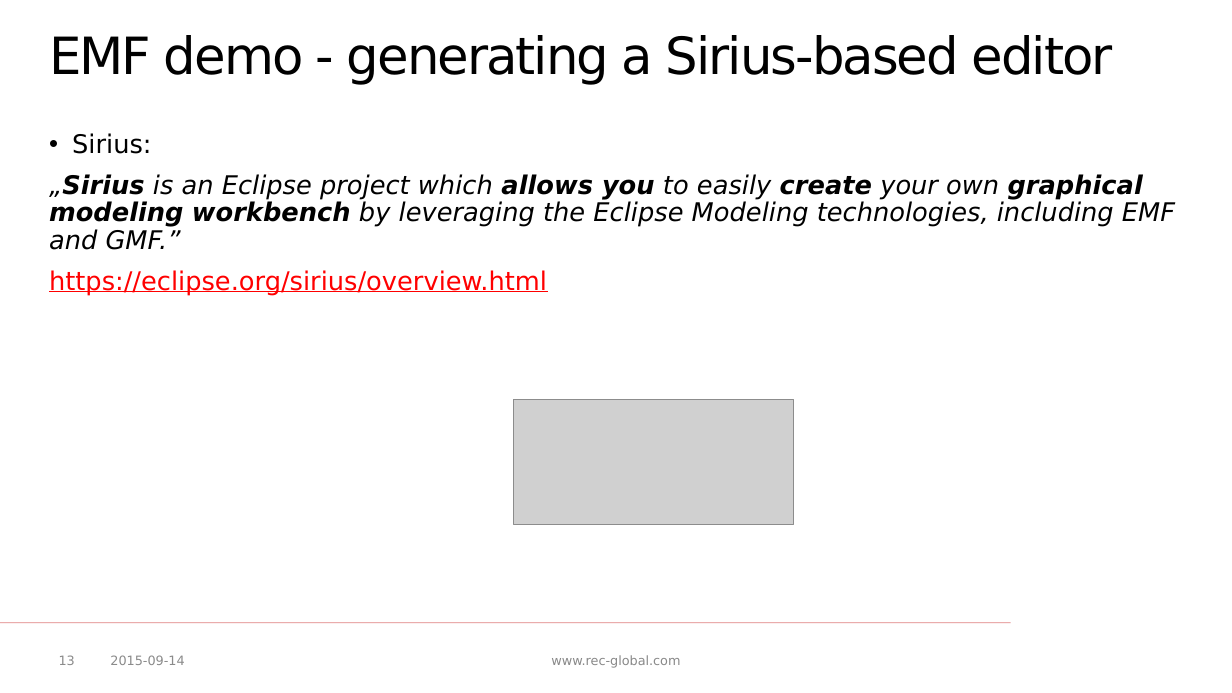
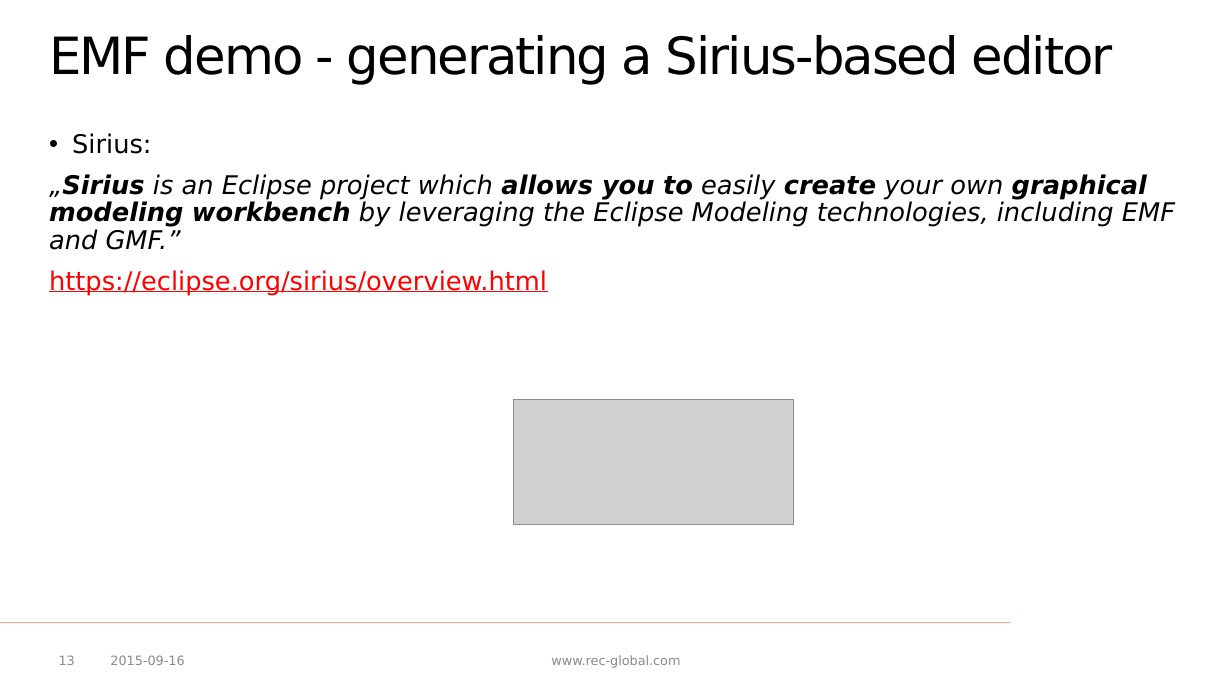
Before and after one commit to p-zalejko/jug_emf, a slide deck: slide 13 of JUG - EMF.pptx. Drawn at 1232x693 pixels with LibreOffice and Linux fonts; fonts in the diff are those of the drawing; grey boxes stand for pictures; background and template pictures are left out. Boxes give left, top, right and bottom in pixels: in the first picture for what was removed or moved away, otherwise in the second. Text is boxed around its words. In the diff, an @@ line names an element or a change of style, - is before the commit and + after.

Commit message:
added an editor for a model

```diff
--- a/JUG - EMF.pptx
+++ b/JUG - EMF.pptx
@@ text at [49, 174, 1175, 250]: bold on in "to" @@
@@ text at [110, 655, 184, 665]: text changed @@
-2015-09-14
+2015-09-16
```
Also in this commit, not shown: 12 other slides changed, 10 other files.
